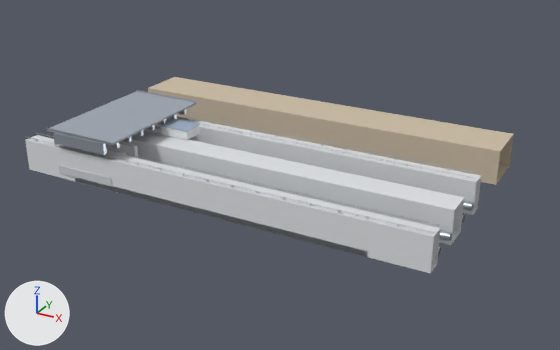
The glTF model backend/static/pinglu/tiles/qingnian-z3-lock.glb, before and after one commit.
Camera for both pictures: a 50 mm camera at (541.0, -547.0, 282.0) aimed at (186.0, 98.0, -41.0). Arrows for +X, +Y and +Z are at lower left; the lights stay in place. The older version comes first. Vertices at exactly the same position are counted once.

Names of what the first picture shows: 'concreteDark_structure', 'concreteLight_structure', 'concrete_structure', 'earth_structure', 'road_aux', 'roof_detail', 'steel_detail', 'steel_structure' and 2 more.
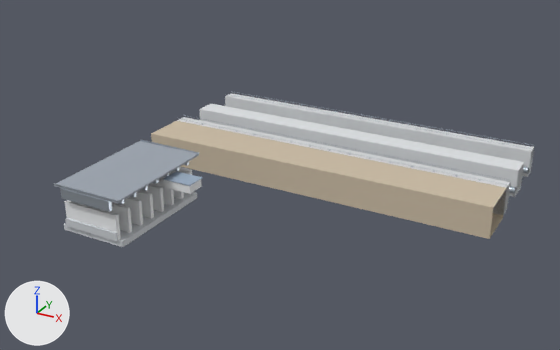
Edits to the bpy script that builds the scene:
```text
Change me_concretedark_structure:
    remove me_concretedark_structure.from_pydata(...)  # 24 vertices, 36 faces; spans x 35.0..350.0, y -63.0..62.0, z -14.0..0.0
    add me_concretedark_structure.from_pydata(...)  # 24 vertices, 36 faces; spans x 35.0..350.0, y -63.0..300.0, z -70.0..-56.0
    me_concretedark_structure part 1: the loose piece of 8 vertices spanning x 58.0..350.0, y -62.0..62.0, z -13.0..-8.0 is moved by (0.0, 238.0, -56.0)
    me_concretedark_structure part 2: the loose piece of 8 vertices spanning x 35.0..107.0, y -61.0..61.0, z -14.0..-8.0 is moved by (0.0, 0.0, -56.0)
    me_concretedark_structure part 3: the loose piece of 8 vertices spanning x 40.0..102.0, y -63.0..-61.0, z -8.0..0.0 is moved by (0.0, 0.0, -56.0)
Change me_concrete_structure:
    remove me_concrete_structure.from_pydata(...)  # 24 vertices, 24 faces; spans x 0.0..400.0, y -62.0..62.0, z -13.0..18.0
    add me_concrete_structure.from_pydata(...)  # 24 vertices, 24 faces; spans x 0.0..400.0, y 176.0..300.0, z -70.0..-38.0
    me_concrete_structure part 4: the whole mesh is moved by (0.0, 238.0, -56.0)
Change me_steel_structure:
    remove me_steel_structure.from_pydata(...)  # 160 vertices, 160 faces; spans x 0.0..400.0, y -46.0..46.0, z -7.0..0.0
    add me_steel_structure.from_pydata(...)  # 160 vertices, 160 faces; spans x 0.0..400.0, y 192.0..284.0, z -64.0..-56.0
    me_steel_structure part 5: the whole mesh is moved by (0.0, 238.0, -56.0)
Change me_steel_detail:
    remove me_steel_detail.from_pydata(...)  # 1568 vertices, 2544 faces; spans x 0.0..400.0, y -66.0..61.0, z 18.0..34.0
    add me_steel_detail.from_pydata(...)  # 1568 vertices, 2544 faces; spans x 0.0..400.0, y -66.0..299.0, z -39.0..-22.0
    me_steel_detail part 6: the loose piece of 8 vertices spanning x 0.0..400.0, y 61.0, z 20.0..21.0 is moved by (0.0, 238.0, -56.0)
    me_steel_detail part 7: all 32 vertices in x 100.0, y -66.0..60.0, z 24.0..34.0 are moved by (0.0, 0.0, -56.0)
    me_steel_detail part 8: all 20 vertices in x 42.0, y -66.0..7.0, z 24.0..34.0 are moved by (0.0, 0.0, -56.0)
    me_steel_detail part 9: all 12 vertices in x 42.0, y 21.0..60.0, z 24.0..34.0 are moved by (0.0, 0.0, -55.0)
    me_steel_detail part 10: 64 of the vertices in x 339.0..400.0, y 48.0..61.0, z 18.0..21.0 are moved by (0.0, 238.0, -57.0)
    me_steel_detail part 11: all 540 vertices in x 83.0..315.0, y -61.0..-48.0, z 18.0..20.0 are moved by (0.0, 238.0, -56.0)
    me_steel_detail part 12: all 380 vertices in x 97.0..327.0, y 48.0..60.0, z 18.0..20.0 are moved by (0.0, 238.0, -56.0)
    me_steel_detail part 13: 98 of the vertices in x 0.0..73.0, y -61.0..-48.0, z 18.0..21.0 are moved by (0.0, 238.0, -55.0)
    other edits to the shape of me_steel_detail do not show in these pictures
Change me_concretelight_structure:
    remove me_concretelight_structure.from_pydata(...)  # 64 vertices, 96 faces; spans x 40.0..102.0, y -61.0..61.0, z -8.0..17.5
    add me_concretelight_structure.from_pydata(...)  # 64 vertices, 96 faces; spans x 40.0..102.0, y -61.0..61.0, z -63.8..-38.0
    me_concretelight_structure part 14: the whole mesh is multiplied about its middle by the matrix ((1.0, 0.0, 0.004), (0.0, 1.0, -0.001), (-0.004, 0.001, 1.0)), then moved by (0.0, 0.0, -55.6)
Change me_road_aux:
    remove me_road_aux.from_pydata(...)  # 8 vertices, 12 faces; spans x 33.0..109.0, y -65.0..65.0, z 33.5..35.3
    add me_road_aux.from_pydata(...)  # 8 vertices, 12 faces; spans x 33.0..109.0, y -65.0..65.0, z -22.3..-20.1
    me_road_aux part 15: the whole mesh is multiplied about its middle by the matrix ((1.0, 0.0, 0.004), (0.0, 1.0, -0.001), (-0.004, 0.001, 1.0)), then moved by (0.0, 0.0, -55.6)
Change me_earth_structure:
    remove me_earth_structure.from_pydata(...)  # 8 vertices, 8 faces; spans x 0.0..400.0, y 125.0..176.0, z -16.0..18.0
    add me_earth_structure.from_pydata(...)  # 8 vertices, 8 faces; spans x 0.0..400.0, y 125.0..176.0, z -73.0..-38.0
    me_earth_structure part 16: the whole mesh is moved by (0.0, 0.0, -56.0)
Change me_roof_detail:
    remove me_roof_detail.from_pydata(...)  # 8 vertices, 12 faces; spans x 104.2..135.8, y 9.2..30.8, z 27.0..27.7
    add me_roof_detail.from_pydata(...)  # 8 vertices, 12 faces; spans x 104.2..135.8, y 9.2..30.8, z -28.9..-28.0
    me_roof_detail part 17: the whole mesh is moved by (0.0, 0.0, -55.8)
```

What differs and where, as boxes [x1, y1, x2, y2] in the pictures (560 x 350 px; the box of a moved part takes in the faces that stretch with it):
'concrete_structure', moved
    before: [25, 116, 481, 274]
    after: [177, 93, 534, 215]
'earth_structure', moved
    before: [148, 77, 514, 185]
    after: [151, 121, 507, 239]
'road_aux', reshaped (15% taller)
    before: [47, 91, 197, 145]
    after: [54, 141, 199, 203]
'concreteLight_structure', reshaped
    before: [60, 118, 188, 159]
    after: [65, 167, 192, 240]
'concreteDark_structure', reshaped
    before: [59, 165, 368, 257]
    after: [64, 192, 197, 247]
'steel_detail', reshaped (7% shorter)
    before: [26, 104, 481, 234]
    after: [60, 91, 534, 212]
'roof_detail', moved
    before: [160, 119, 200, 131]
    after: [163, 171, 202, 186]
'steel_structure', moved
    before: [438, 201, 474, 256]
    after: [508, 167, 529, 203]
part 1 of me_concretedark_structure, moved or reshaped (not visible afterwards)
    before: [75, 178, 368, 257]
part 2 of me_concretedark_structure, moved or reshaped
    before: [59, 177, 118, 193]
    after: [64, 192, 197, 247]
part 3 of me_concretedark_structure, moved or reshaped
    before: [59, 165, 112, 186]
    after: [65, 218, 118, 241]
part 6 of me_steel_detail, moved or reshaped
    before: [180, 114, 480, 173]
    after: [231, 91, 532, 145]
part 7 of me_steel_detail, moved or reshaped
    before: [103, 109, 187, 155]
    after: [109, 162, 189, 211]
part 8 of me_steel_detail, moved or reshaped
    before: [53, 126, 153, 155]
    after: [60, 181, 156, 212]
part 9 of me_steel_detail, moved or reshaped (mostly hidden)
    before: [157, 110, 185, 124]
    after: [163, 163, 187, 177]
part 10 of me_steel_detail, moved or reshaped
    before: [103, 104, 481, 179]
    after: [225, 92, 534, 149]
part 11 of me_steel_detail, moved or reshaped
    before: [95, 153, 335, 210]
    after: [236, 127, 430, 169]
part 12 of me_steel_detail, moved or reshaped
    before: [193, 118, 396, 164]
    after: [301, 105, 468, 136]
part 13 of me_steel_detail, moved or reshaped
    before: [26, 132, 438, 234]
    after: [179, 115, 510, 185]
